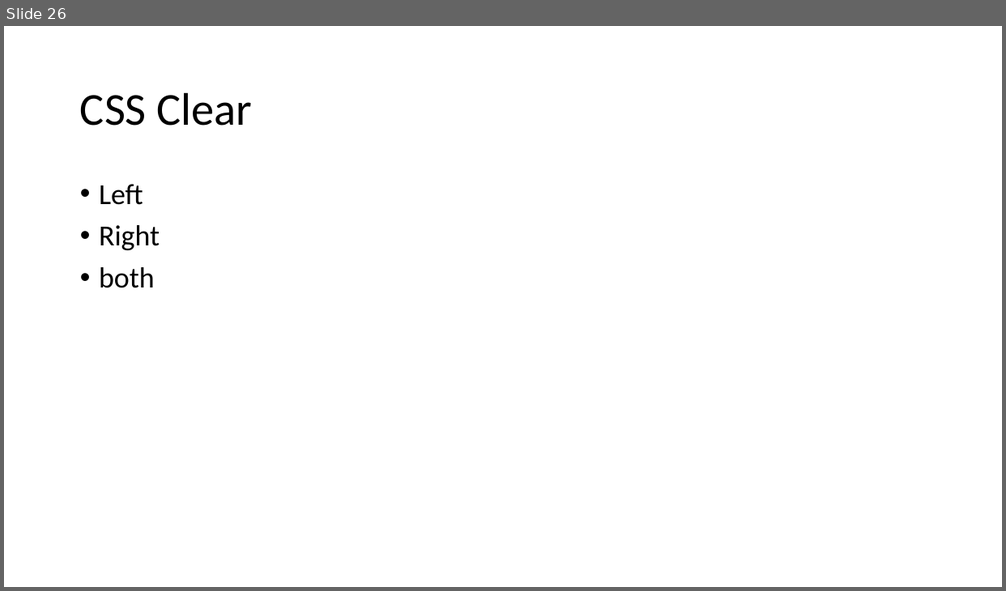
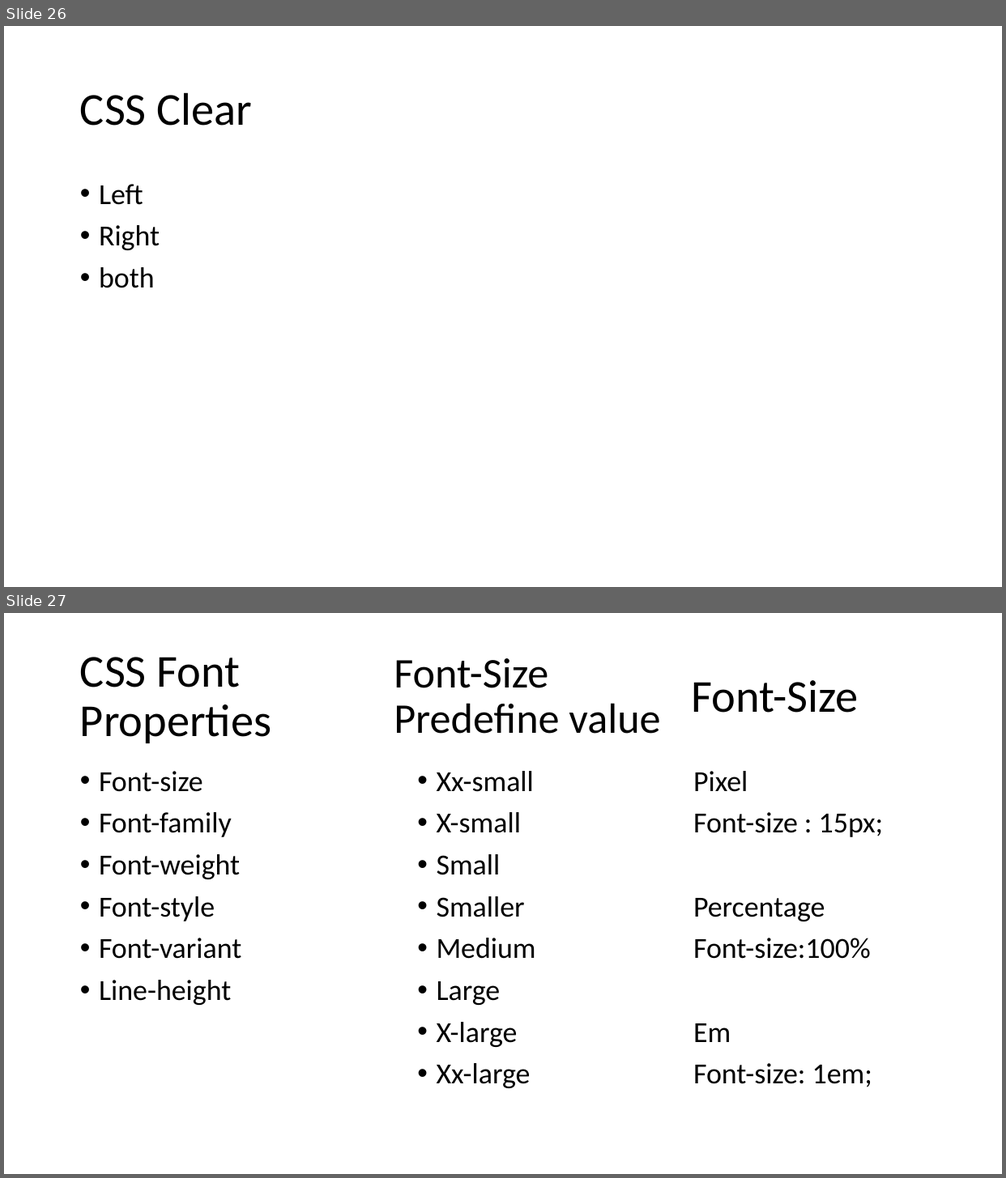
Before and after one commit to PiyushChaturvedii/Batch05, a slide deck: CSS3.pptx. Shown one above the other, each under a label of ours: slide 26 before the commit, slides 26 and 27 after it. The pictures are 1006x591 and 1006x1178 pixels, drawn with LibreOffice and Linux fonts; fonts in the diff are those of the drawing. Boxes give left, top, right and bottom in pixels: in the first picture for what was removed or moved away, otherwise in the second. Text is boxed around its words. In the diff, an @@ line names an element or a change of style, - is before the commit and + after.

```diff
--- a/CSS3.pptx
+++ b/CSS3.pptx
@@ slide 27 added at bbox=[4, 613, 1002, 1174], background #FFFFFF @@
@@ title added at bbox=[80, 657, 272, 743], 44 pt, text #000000 @@
+CSS Font Properties
@@ text added at bbox=[394, 658, 660, 734], 40.7 pt, text #000000 @@
+Font-Size Predefine value
@@ text added at bbox=[691, 680, 859, 713], 44 pt, text #000000 @@
+Font-Size
@@ text added at bbox=[99, 771, 241, 1005], 28 pt, text #000000 @@
+• Font-size
+• Font-family
+• Font-weight
+• Font-style
+• Font-variant
+• Line-height
@@ text added at bbox=[437, 771, 536, 1088], 28 pt, text #000000 @@
+• Xx-small
+• X-small
+• Small
+• Smaller
+• Medium
+• Large
+• X-large
+• Xx-large
@@ text added at bbox=[693, 771, 884, 1088], 28 pt, text #000000 @@
+Pixel
+Font-size : 15px;
+Percentage
+Font-size:100%
+Em
+Font-size: 1em;
```
Also in this commit, not shown: 9 other slides added, 6 other files.
